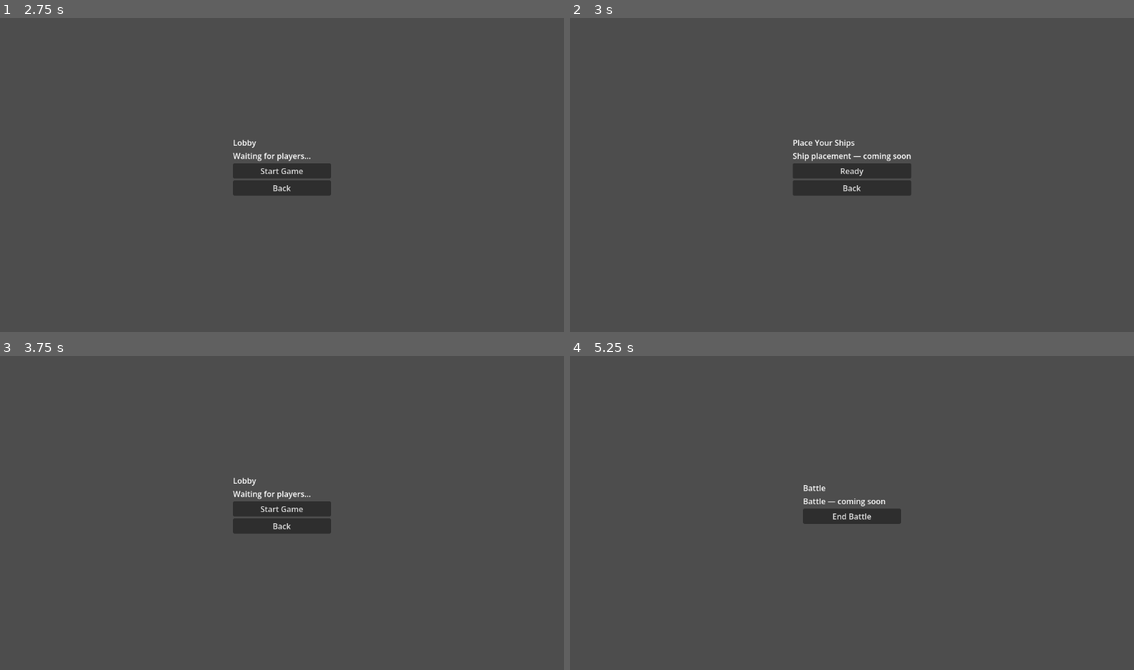
Above: before the commit, frames 1-4 (two rows, left to right).
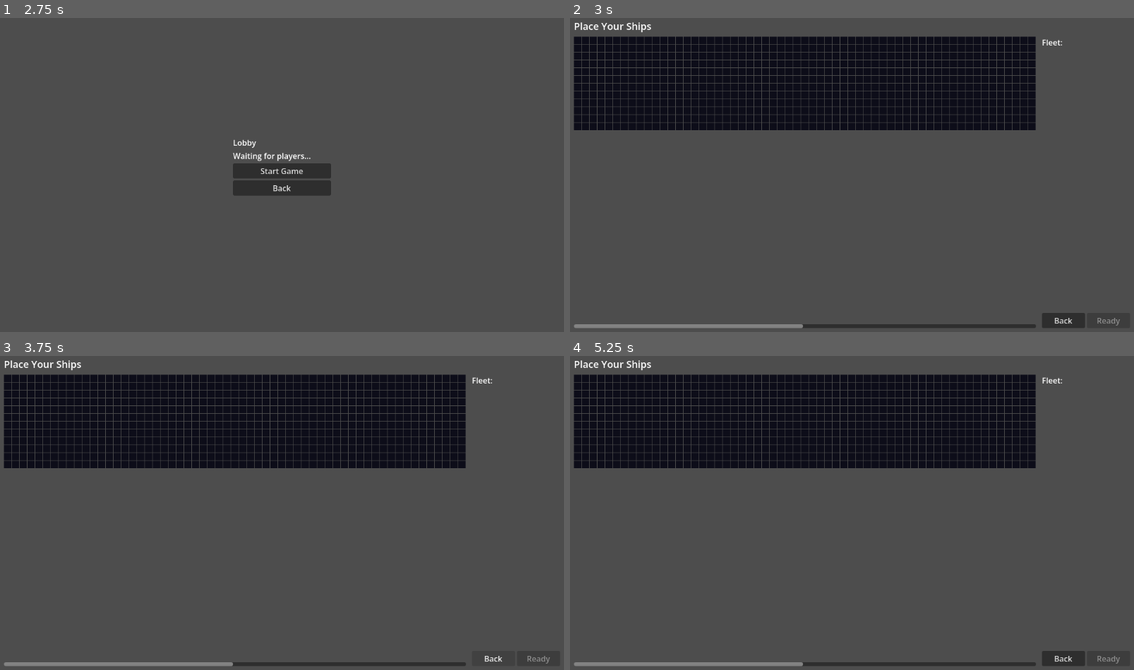
Above: after the commit, the same moments.

Repository: zabuuq/space-battleship
Game: Godot game, scene res://src/client/scenes/MainMenu.tscn
Two runs of this game, one before a commit and one after it. Both use one fixed random seed, a clock stepped at 60 frames per second and the inputs below.
Inputs (mouse positions are in pixels of both pictures, inside the frame that each line leads up to):
- Up to frame 1 (2.75 s): click "Play" at 0.5 s; click "Back" at 1.25 s; click "Play" at 2 s
- Up to frame 2 (3 s): click "Start Game" at 2.75 s
- Up to frame 3 (3.75 s): click "Back" at 3.5 s
- Up to frame 4 (5.25 s): click (852, 509) at 4.25 s, where only the run before the commit has a clickable "Start Game"; click (852, 509) at 5 s, where only the run before the commit has a clickable "Ready"

Frame 1 is identical in both runs. In frame 2, 26% of the frame differs, in the area x 0-98%, y 1-99%; in frame 3, 25%; in frame 4, 25%.
Error after the commit: Parse Error: Cannot infer the type of "type" variable because the value doesn't have a set type. (res://src/client/scripts/ShipPlacement.gd:50)

Commit message:
feat: implement ship placement UI (#12)
- Rewrite ShipPlacement scene with grid display, fleet list, and
  click-to-place interaction
- Add cell_hovered signal and placed-ship/preview overlay rendering
  to BattlefieldGridUI
- Ship list panel shows [placed]/[next] status for each fleet slot
- Ready button unlocks once all five ships are placed

Co-Authored-By: Claude Sonnet 4.6 <noreply@anthropic.com>

Diff:
--- a/src/client/scenes/ShipPlacement.tscn
+++ b/src/client/scenes/ShipPlacement.tscn
@@ -1,43 +1,82 @@
-[gd_scene load_steps=2 format=3]
+[gd_scene load_steps=3 format=3]
 
 [ext_resource type="Script" path="res://src/client/scripts/ShipPlacement.gd" id="1_placement"]
+[ext_resource type="PackedScene" path="res://src/client/scenes/BattlefieldGridUI.tscn" id="2_gridui"]
 
-[node name="root" type="Control" unique_id=344372871]
+[node name="root" type="Control"]
 layout_mode = 3
 anchors_preset = 15
 anchor_right = 1.0
 anchor_bottom = 1.0
 script = ExtResource("1_placement")
 
-[node name="VBoxContainer" type="VBoxContainer" parent="."]
+[node name="MarginContainer" type="MarginContainer" parent="."]
 layout_mode = 1
-anchors_preset = 8
-anchor_left = 0.5
-anchor_top = 0.5
-anchor_right = 0.5
-anchor_bottom = 0.5
-offset_left = -100.0
-offset_top = -75.0
-offset_right = 100.0
-offset_bottom = 75.0
-grow_horizontal = 2
-grow_vertical = 2
+anchors_preset = 15
+anchor_right = 1.0
+anchor_bottom = 1.0
+theme_override_constants/margin_left = 8
+theme_override_constants/margin_top = 8
+theme_override_constants/margin_right = 8
+theme_override_constants/margin_bottom = 8
 
-[node name="TitleLabel" type="Label" parent="VBoxContainer"]
+[node name="VBoxContainer" type="VBoxContainer" parent="MarginContainer"]
+layout_mode = 2
+theme_override_constants/separation = 8
+
+[node name="TitleLabel" type="Label" parent="MarginContainer/VBoxContainer"]
 layout_mode = 2
 text = "Place Your Ships"
+theme_override_font_sizes/font_size = 20
 
-[node name="PlaceholderLabel" type="Label" parent="VBoxContainer"]
+[node name="HBoxContainer" type="HBoxContainer" parent="MarginContainer/VBoxContainer"]
 layout_mode = 2
-text = "Ship placement — coming soon"
+size_flags_vertical = 3
+theme_override_constants/separation = 12
 
-[node name="ReadyButton" type="Button" parent="VBoxContainer"]
+[node name="ScrollContainer" type="ScrollContainer" parent="MarginContainer/VBoxContainer/HBoxContainer"]
 layout_mode = 2
-text = "Ready"
+size_flags_horizontal = 3
+size_flags_vertical = 3
 
-[node name="BackButton" type="Button" parent="VBoxContainer"]
+[node name="BattlefieldGridUI" parent="MarginContainer/VBoxContainer/HBoxContainer/ScrollContainer" instance=ExtResource("2_gridui")]
+unique_name_in_owner = true
 layout_mode = 2
+
+[node name="SidePanel" type="VBoxContainer" parent="MarginContainer/VBoxContainer/HBoxContainer"]
+layout_mode = 2
+custom_minimum_size = Vector2(180, 0)
+theme_override_constants/separation = 8
+
+[node name="ShipListLabel" type="Label" parent="MarginContainer/VBoxContainer/HBoxContainer/SidePanel"]
+layout_mode = 2
+text = "Fleet:"
+
+[node name="ShipListContainer" type="VBoxContainer" parent="MarginContainer/VBoxContainer/HBoxContainer/SidePanel"]
+unique_name_in_owner = true
+layout_mode = 2
+size_flags_vertical = 3
+
+[node name="StatusLabel" type="Label" parent="MarginContainer/VBoxContainer/HBoxContainer/SidePanel"]
+unique_name_in_owner = true
+layout_mode = 2
+text = ""
+autowrap_mode = 3
+
+[node name="ButtonRow" type="HBoxContainer" parent="MarginContainer/VBoxContainer/HBoxContainer/SidePanel"]
+layout_mode = 2
+
+[node name="BackButton" type="Button" parent="MarginContainer/VBoxContainer/HBoxContainer/SidePanel/ButtonRow"]
+layout_mode = 2
+size_flags_horizontal = 3
 text = "Back"
 
-[connection signal="pressed" from="VBoxContainer/ReadyButton" to="." method="_on_ready_button_pressed"]
-[connection signal="pressed" from="VBoxContainer/BackButton" to="." method="_on_back_button_pressed"]
+[node name="ReadyButton" type="Button" parent="MarginContainer/VBoxContainer/HBoxContainer/SidePanel/ButtonRow"]
+unique_name_in_owner = true
+layout_mode = 2
+size_flags_horizontal = 3
+text = "Ready"
+disabled = true
+
+[connection signal="pressed" from="MarginContainer/VBoxContainer/HBoxContainer/SidePanel/ButtonRow/BackButton" to="." method="_on_back_button_pressed"]
+[connection signal="pressed" from="MarginContainer/VBoxContainer/HBoxContainer/SidePanel/ButtonRow/ReadyButton" to="." method="_on_ready_button_pressed"]
--- a/src/client/scripts/BattlefieldGridUI.gd
+++ b/src/client/scripts/BattlefieldGridUI.gd
@@ -2,8 +2,10 @@
 
 ## BattlefieldGridUI
 ## Renders the 120x12 grid and handles screen-to-grid translation.
+## Supports overlay rendering for placed ships and placement previews.
 
 signal cell_selected(grid_pos: Vector2i)
+signal cell_hovered(grid_pos: Vector2i)
 
 const GRID_WIDTH = 120
 const GRID_HEIGHT = 12
@@ -15,8 +17,16 @@
 @export var bg_color: Color = Color(0.05, 0.05, 0.1, 1.0)
 ## The color of the selection highlight.
 @export var selection_color: Color = Color(1.0, 1.0, 0.0, 0.3)
+## The color of preview cells when placement is valid.
+@export var preview_valid_color: Color = Color(0.2, 0.9, 0.2, 0.45)
+## The color of preview cells when placement is invalid.
+@export var preview_invalid_color: Color = Color(0.9, 0.2, 0.2, 0.45)
 
 var selected_cell: Vector2i = Vector2i(-1, -1)
+var _hover_cell: Vector2i = Vector2i(-1, -1)
+var _placed_ship_cells: Dictionary = {}  # Vector2i -> Color
+var _preview_cells: Array[Vector2i] = []
+var _preview_valid: bool = true
 
 
 func _ready() -> void:
@@ -30,11 +40,28 @@
 			var grid_pos = screen_to_grid(event.position)
 			if grid_pos != Vector2i(-1, -1):
 				select_cell(grid_pos)
+	elif event is InputEventMouseMotion:
+		var grid_pos = screen_to_grid(event.position)
+		if grid_pos != _hover_cell:
+			_hover_cell = grid_pos
+			if grid_pos != Vector2i(-1, -1):
+				cell_hovered.emit(grid_pos)
+			queue_redraw()
 
 
 func _draw() -> void:
 	# Draw background
 	draw_rect(Rect2(Vector2.ZERO, size), bg_color)
+
+	# Draw placed ship cells
+	for cell: Vector2i in _placed_ship_cells:
+		var color: Color = _placed_ship_cells[cell]
+		draw_rect(Rect2(grid_to_screen(cell), Vector2(CELL_SIZE, CELL_SIZE)), color)
+
+	# Draw preview cells
+	var p_color := preview_valid_color if _preview_valid else preview_invalid_color
+	for cell in _preview_cells:
+		draw_rect(Rect2(grid_to_screen(cell), Vector2(CELL_SIZE, CELL_SIZE)), p_color)
 
 	# Draw selection highlight
 	if selected_cell != Vector2i(-1, -1):
@@ -85,3 +112,16 @@
 ## Returns the center screen position of a grid cell.
 func get_cell_center(grid_pos: Vector2i) -> Vector2:
 	return grid_to_screen(grid_pos) + Vector2(CELL_SIZE / 2.0, CELL_SIZE / 2.0)
+
+
+## Sets the overlay cells for placed ships. Keys are Vector2i positions, values are Colors.
+func set_placed_ship_cells(cells: Dictionary) -> void:
+	_placed_ship_cells = cells
+	queue_redraw()
+
+
+## Sets the preview overlay cells and whether the placement is valid.
+func set_preview_cells(cells: Array[Vector2i], valid: bool = true) -> void:
+	_preview_cells = cells
+	_preview_valid = valid
+	queue_redraw()
--- a/src/client/scripts/ShipPlacement.gd
+++ b/src/client/scripts/ShipPlacement.gd
@@ -1,7 +1,112 @@
 extends Control
 
 ## ShipPlacement
-## Placeholder for the ship placement phase. Navigates to Battle on Ready.
+## Manages the ship placement phase: guides the player through placing each
+## ship in the fleet onto the battlefield grid, then transitions to Battle.
+## Issue #12 – Implement ship placement UI.
+
+const ShipDefs = preload("res://src/shared/ShipDefs.gd")
+const GameState = preload("res://src/shared/GameState.gd")
+
+## One colour per fleet slot — matched by ship index.
+const SHIP_COLORS: Array[Color] = [
+	Color(0.2, 0.6, 1.0, 0.7),
+	Color(1.0, 0.5, 0.1, 0.7),
+	Color(0.2, 0.8, 0.3, 0.7),
+	Color(0.9, 0.2, 0.2, 0.7),
+	Color(0.7, 0.3, 0.9, 0.7),
+]
+
+var _ship_defs := ShipDefs.new()
+var _game_state := GameState.new()
+var _current_index: int = 0
+var _orientation: Vector2i = Vector2i(1, 0)  # horizontal by default
+
+@onready var _grid_ui: Control = %BattlefieldGridUI
+@onready var _status_label: Label = %StatusLabel
+@onready var _ship_list_container: VBoxContainer = %ShipListContainer
+@onready var _ready_button: Button = %ReadyButton
+
+
+func _ready() -> void:
+	_grid_ui.cell_selected.connect(_on_cell_selected)
+	_grid_ui.cell_hovered.connect(_on_cell_hovered)
+	_ready_button.disabled = true
+	_rebuild_ship_list()
+	_update_status()
+
+
+func _on_cell_hovered(pos: Vector2i) -> void:
+	if _current_index >= ShipDefs.FLEET_COMPOSITION.size():
+		return
+	var length := _current_ship_length()
+	var cells := _ship_cells(pos, _orientation, length)
+	_grid_ui.set_preview_cells(cells)
+
+
+func _on_cell_selected(pos: Vector2i) -> void:
+	if _current_index >= ShipDefs.FLEET_COMPOSITION.size():
+		return
+	var type := ShipDefs.FLEET_COMPOSITION[_current_index]
+	var ship := _ship_defs.create_ship_dict(_current_index, type, pos, _orientation)
+	_game_state.add_ship(ship)
+	_current_index += 1
+	_rebuild_ship_list()
+	_update_status()
+	_refresh_grid_overlay()
+	if _current_index >= ShipDefs.FLEET_COMPOSITION.size():
+		_ready_button.disabled = false
+		_grid_ui.set_preview_cells([])
+
+
+func _current_ship_length() -> int:
+	if _current_index >= ShipDefs.FLEET_COMPOSITION.size():
+		return 0
+	return ShipDefs.DEFINITIONS[ShipDefs.FLEET_COMPOSITION[_current_index]]["length"]
+
+
+func _ship_cells(pos: Vector2i, facing: Vector2i, length: int) -> Array[Vector2i]:
+	var cells: Array[Vector2i] = []
+	for i in range(length):
+		cells.append(pos + facing * i)
+	return cells
+
+
+func _refresh_grid_overlay() -> void:
+	var cells: Dictionary = {}
+	for ship in _game_state.ships:
+		var color: Color = SHIP_COLORS[ship["id"] % SHIP_COLORS.size()]
+		for cell in _ship_cells(ship["position"], ship["facing"], ship["length"]):
+			cells[cell] = color
+	_grid_ui.set_placed_ship_cells(cells)
+
+
+func _rebuild_ship_list() -> void:
+	for child in _ship_list_container.get_children():
+		child.queue_free()
+	for i in range(ShipDefs.FLEET_COMPOSITION.size()):
+		var type: String = ShipDefs.FLEET_COMPOSITION[i]
+		var length: int = ShipDefs.DEFINITIONS[type]["length"]
+		var prefix: String
+		if i < _current_index:
+			prefix = "[placed] "
+		elif i == _current_index:
+			prefix = "[next]   "
+		else:
+			prefix = "         "
+		var lbl := Label.new()
+		lbl.text = "%s%s  (len %d)" % [prefix, type.capitalize(), length]
+		_ship_list_container.add_child(lbl)
+
+
+func _update_status() -> void:
+	if _current_index >= ShipDefs.FLEET_COMPOSITION.size():
+		_status_label.text = "All ships placed.\nPress Ready!"
+		return
+	var type: String = ShipDefs.FLEET_COMPOSITION[_current_index]
+	var length: int = ShipDefs.DEFINITIONS[type]["length"]
+	var dir: String = "Horizontal" if _orientation == Vector2i(1, 0) else "Vertical"
+	_status_label.text = "Place: %s\nLength: %d\nDir: %s\nClick grid to place" % [type.capitalize(), length, dir]
 
 
 func _on_ready_button_pressed() -> void:
